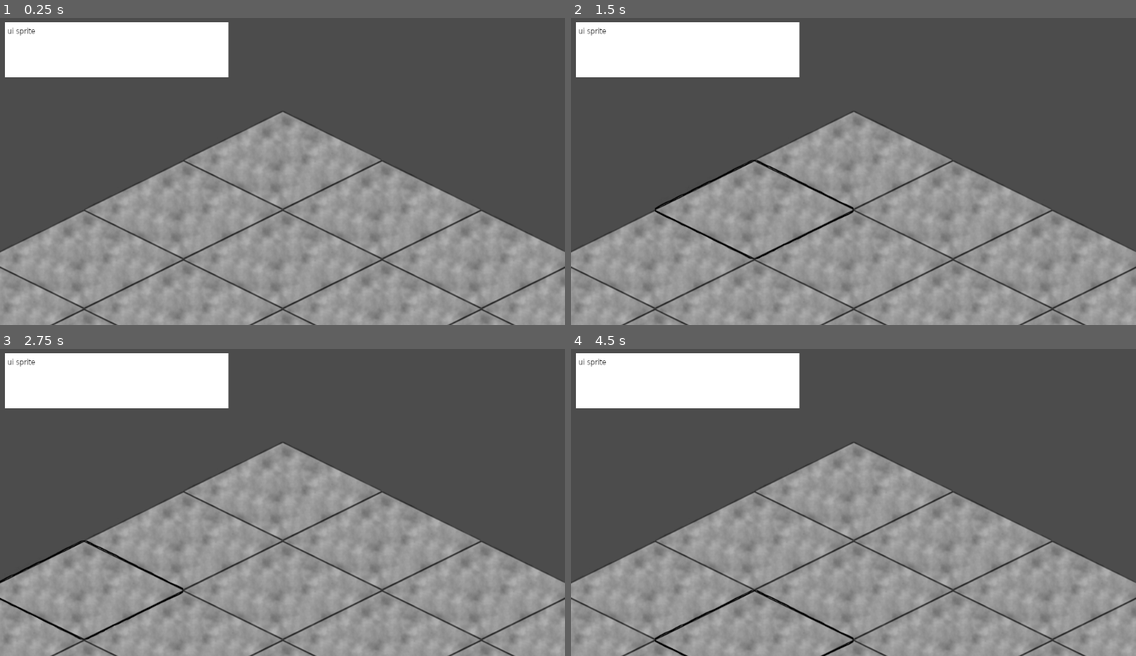
Above: before the commit, frames 1-4 (two rows, left to right).
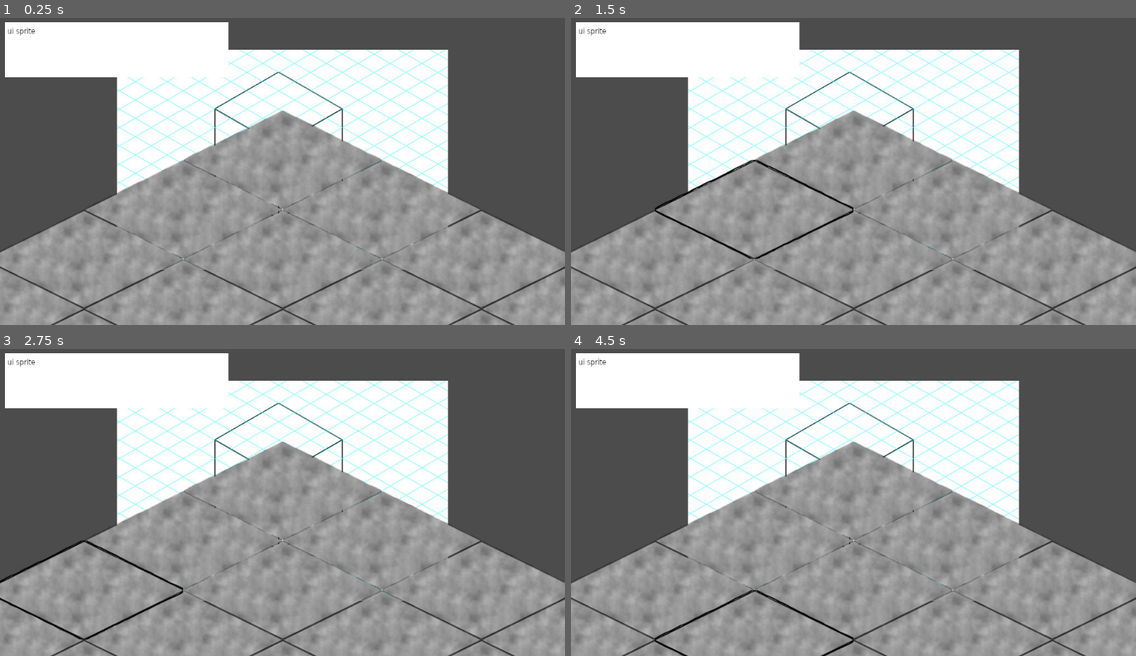
Above: after the commit, the same moments.

Repository: Gad3lan/QuarantineJam
Game: Godot game, scene res://Scenes/General.tscn
Two runs of this game, one before a commit and one after it. Both use one fixed random seed, a clock stepped at 60 frames per second and the inputs below.
Inputs (mouse positions are in pixels of both pictures, inside the frame that each line leads up to):
- Up to frame 1 (0.25 s): no input
- Up to frame 2 (1.5 s): tap Enter at 0.5 s; click (853, 159) at 0.67 s; tap Space at 1.25 s; move the mouse to (751, 208) at 1.27 s; click (751, 208) at 1.42 s
- Up to frame 3 (2.75 s): tap Enter at 2 s; move the mouse to (84, 588) at 2.02 s; click (84, 588) at 2.17 s
- Up to frame 4 (4.5 s): tap Space at 2.75, 4.25 s; move the mouse to (955, 539) at 2.77 s; click (955, 539) at 2.92 s; tap Enter at 3.5 s; move the mouse to (853, 588) at 3.52 s; click (853, 588) at 3.67 s; move the mouse to (751, 640) at 4.27 s; click (751, 640) at 4.42 s

The runs differ from the first frame. In frame 1, 19% of the frame differs, in the area x 20-80%, y 10-83%; in frame 2, 18%; in frame 3, 19%; in frame 4, 19%.

Commit message:
Map neighbors

Diff:
--- a/Plenty_of_Plants/Scenes/BioMasse.tscn
+++ b/Plenty_of_Plants/Scenes/BioMasse.tscn
@@ -1,28 +1,13 @@
-[gd_scene load_steps=4 format=2]
+[gd_scene load_steps=3 format=2]
 
 [ext_resource path="res://icon.png" type="Texture" id=1]
 [ext_resource path="res://Scripts/GetBioMasse.gd" type="Script" id=2]
 
-[sub_resource type="RectangleShape2D" id=1]
-extents = Vector2( 62.3398, 60.6725 )
-
 [node name="BioMasse" type="Node2D"]
 
-[node name="BioMasseStandard" type="Area2D" parent="."]
-position = Vector2( 2.34631, 2.70566 )
-gravity_vec = Vector2( 0, 0 )
+[node name="BioMasseStandard" type="Node2D" parent="."]
+
+[node name="Sprite" type="Sprite" parent="."]
+position = Vector2( 558.079, 306.814 )
+texture = ExtResource( 1 )
 script = ExtResource( 2 )
-
-[node name="Sprite" type="Sprite" parent="BioMasseStandard"]
-position = Vector2( 514.749, 271.129 )
-texture = ExtResource( 1 )
-
-[node name="CollisionShape2D" type="CollisionShape2D" parent="BioMasseStandard"]
-position = Vector2( 514.564, 269.044 )
-shape = SubResource( 1 )
-
-[node name="Timer" type="Timer" parent="BioMasseStandard"]
-wait_time = 2.0
-one_shot = true
-autostart = true
-[connection signal="input_event" from="BioMasseStandard" to="BioMasseStandard" method="_on_Area2D_input_event"]
--- a/Plenty_of_Plants/Scenes/General.tscn
+++ b/Plenty_of_Plants/Scenes/General.tscn
@@ -1,10 +1,14 @@
-[gd_scene load_steps=3 format=2]
+[gd_scene load_steps=4 format=2]
 
 [ext_resource path="res://Scenes/Camera.tscn" type="PackedScene" id=1]
+[ext_resource path="res://Sprites/1c0g2e3d.bmp" type="Texture" id=2]
 [ext_resource path="res://Scenes/Map.tscn" type="PackedScene" id=3]
 
 [node name="Node2D" type="Node2D"]
 
 [node name="CameraNode" parent="." instance=ExtResource( 1 )]
 
+[node name="Sprite" type="Sprite" parent="."]
+texture = ExtResource( 2 )
+
 [node name="Map" parent="." instance=ExtResource( 3 )]
--- a/Plenty_of_Plants/Scenes/Tile.tscn
+++ b/Plenty_of_Plants/Scenes/Tile.tscn
@@ -1,12 +1,12 @@
 [gd_scene load_steps=5 format=2]
 
 [ext_resource path="res://Scripts/Tile.gd" type="Script" id=1]
-[ext_resource path="res://Sprites/TileSprite/Building/sol neutre.png" type="Texture" id=2]
-[ext_resource path="res://Shaders/outline.shader" type="Shader" id=3]
+[ext_resource path="res://Shaders/outline.shader" type="Shader" id=2]
+[ext_resource path="res://Sprites/TileSprite/Building/sol neutre.png" type="Texture" id=3]
 
 [sub_resource type="ShaderMaterial" id=1]
 resource_local_to_scene = true
-shader = ExtResource( 3 )
+shader = ExtResource( 2 )
 shader_param/width = null
 shader_param/outline_color = null
 
--- a/Plenty_of_Plants/Scripts/Map.gd
+++ b/Plenty_of_Plants/Scripts/Map.gd
@@ -42,15 +42,37 @@
 		for tile in row:
 			var indexArray = tilePositionToIndexes(tile.position)
 			assert(tile == allTiles[indexArray.x][indexArray.y])
+			var neighbors = neighborsIndexes(indexArray)
+			for neighIndexes in neighbors:
+				assert(neighIndexes.x >= 0)
+				assert(neighIndexes.y >= 0)
+				assert(neighIndexes.x < tileCountA)
+				assert(neighIndexes.y < tileCountB)
 
 func _ready():
 	initTiles()
 	tests()
 	pass # Replace with function body.
 
-func neighbors(centerPos):
+func neighborsIndexes(centerPos):
 	var otherPos:Array = []
-	pass
+	if centerPos.x >0:
+		if centerPos.y >0:
+			otherPos.push_back(Vector2(centerPos.x - 1, centerPos.y - 1))
+		otherPos.push_back(Vector2(centerPos.x-1,centerPos.y))
+		if centerPos.y < tileCountB - 1:
+			otherPos.push_back(Vector2(centerPos.x - 1, centerPos.y + 1))
+	if centerPos.x < tileCountA - 1:
+		if centerPos.y >0:
+			otherPos.push_back(Vector2(centerPos.x + 1, centerPos.y - 1))
+		otherPos.push_back(Vector2(centerPos.x+1,centerPos.y))
+		if centerPos.y < tileCountB - 1:
+			otherPos.push_back(Vector2(centerPos.x + 1, centerPos.y + 1))
+	if centerPos.y < tileCountB - 1:
+		otherPos.push_back(Vector2(centerPos.x, centerPos.y +1))
+	if centerPos.y > 0:
+		otherPos.push_back(Vector2(centerPos.x, centerPos.y - 1))
+	return otherPos
 
 func can_place_on(this):
 	pass
Not shown: 1 places in Plenty_of_Plants/Scenes/Tile.tscn that only renumber resources
